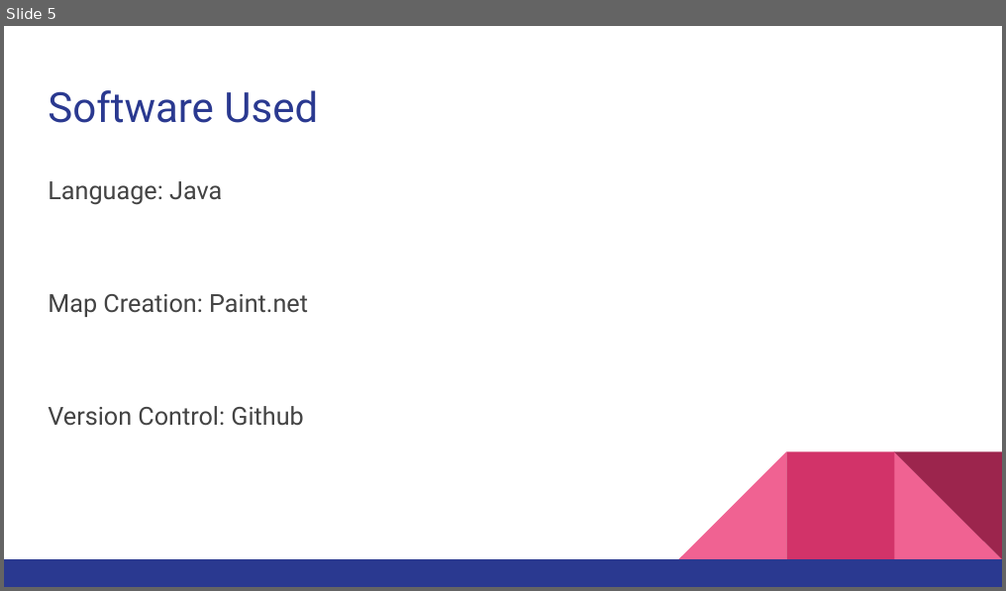
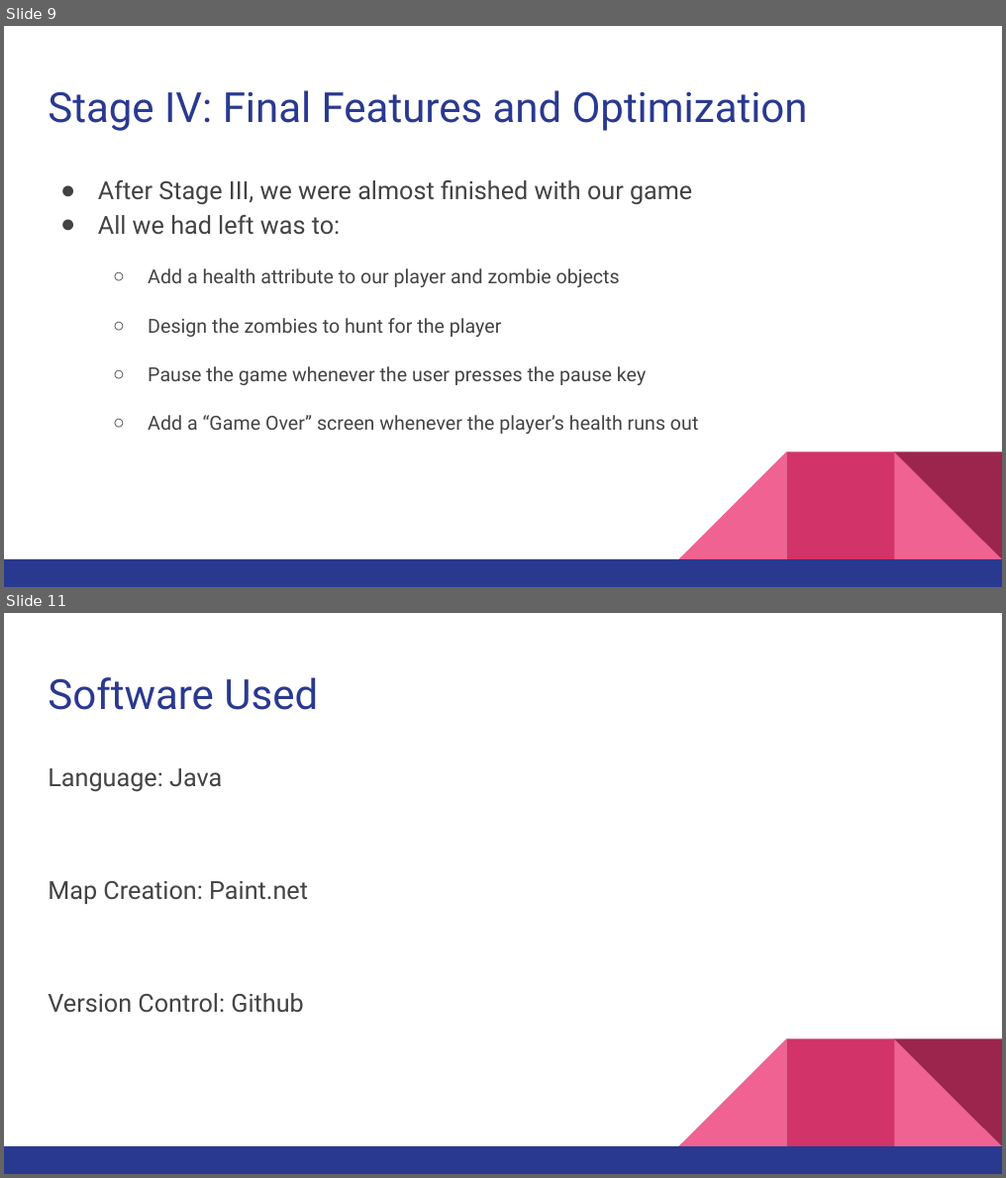
Before and after one commit to Dishoungh/software_engineering_project, a slide deck: Zombie Shooter Game.pptx. Shown one above the other, each under a label of ours: slide 5 before the commit, slides 9 and 11 after it; the slides between them are not shown. The pictures are 1006x591 and 1006x1178 pixels, drawn with LibreOffice and Linux fonts; fonts in the diff are those of the drawing. Boxes give left, top, right and bottom in pixels: in the first picture for what was removed or moved away, otherwise in the second. Text is boxed around its words. In the diff, an @@ line names an element or a change of style, - is before the commit and + after.

```diff
--- a/Zombie Shooter Game.pptx
+++ b/Zombie Shooter Game.pptx
@@ slide 9 added at <box>4,26,1002,587</box>, background #FFFFFF; not listed: 5 template elements that a slide beside it also shows @@
@@ title added at <box>48,90,808,131</box>, 30 pt, text #2A3990 @@
+Stage IV: Final Features and Optimization
@@ text added at <box>98,180,698,434</box>, 14 pt, text #434343 @@
+● After Stage III, we were almost finished with our game
+● All we had left was to:
+  ○ Add a health attribute to our player and zombie objects
+  ○ Design the zombies to hunt for the player
+  ○ Pause the game whenever the user presses the pause key
+  ○ Add a “Game Over” screen whenever the player’s health runs out
@@ what was slide 5 is now slide 11 @@
```
Also in this commit, not shown: 4 slides changed, 5 other slides added, 3 slides removed, 1 other file.
